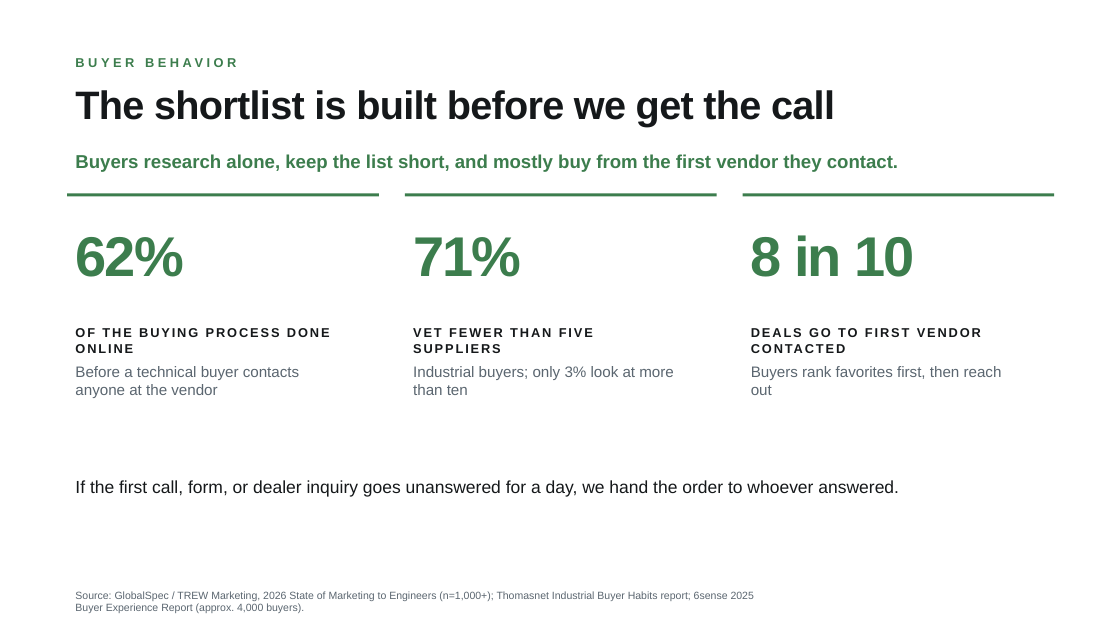
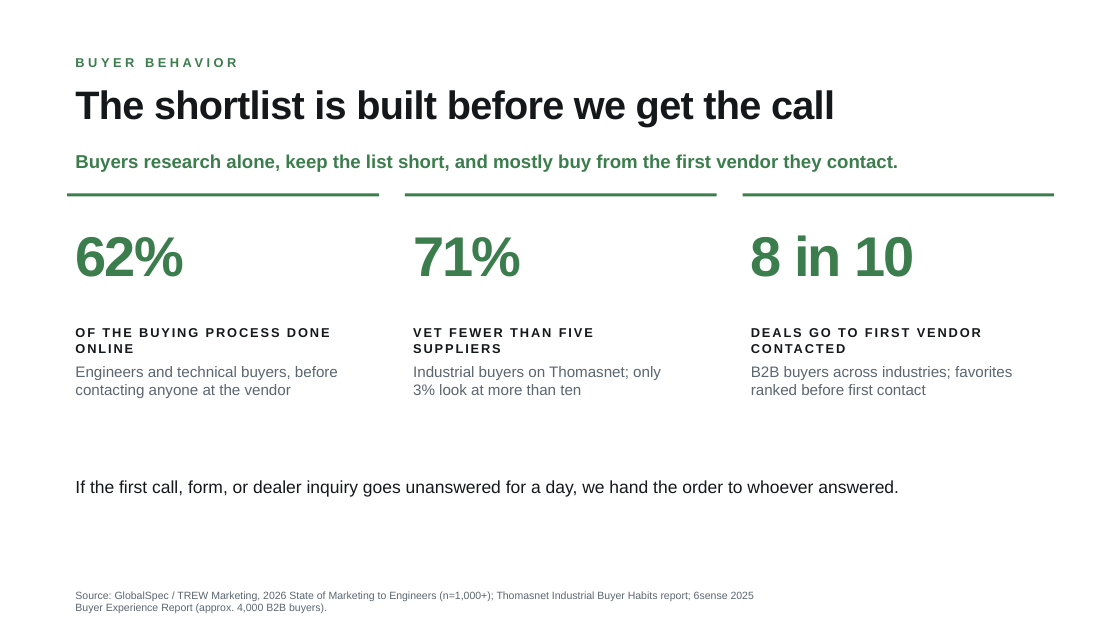
Before and after one commit to guralsnj/git_test, a slide deck: slide 7 of sales-meeting/Speed_and_Service_Win_the_Order.pptx. Drawn at 1120x630 pixels with LibreOffice and Linux fonts; fonts in the diff are those of the drawing; background and template pictures are left out. Boxes give left, top, right and bottom in pixels: in the first picture for what was removed or moved away, otherwise in the second. Text is boxed around its words. In the diff, an @@ line names an element or a change of style, - is before the commit and + after.

```diff
--- a/sales-meeting/Speed_and_Service_Win_the_Order.pptx
+++ b/sales-meeting/Speed_and_Service_Win_the_Order.pptx
@@ text at box(75, 366, 338, 398): text changed @@
-Before a technical buyer contacts anyone at the vendor
+Engineers and technical buyers, before contacting anyone at the vendor
@@ text at box(413, 366, 661, 395): text changed @@
-Industrial buyers; only 3% look at more than ten
+Industrial buyers on Thomasnet; only 3% look at more than ten
@@ text at box(751, 366, 1012, 395): text changed @@
-Buyers rank favorites first, then reach out
+B2B buyers across industries; favorites ranked before first contact
@@ text at box(75, 591, 754, 613): text changed @@
-Source: GlobalSpec / TREW Marketing, 2026 State of Marketing to Engineers (n=1,000+); Thomasnet Industrial Buyer Habits report; 6sense 2025 Buyer Experience Report (approx. 4,000 buyers).
+Source: GlobalSpec / TREW Marketing, 2026 State of Marketing to Engineers (n=1,000+); Thomasnet Industrial Buyer Habits report; 6sense 2025 Buyer Experience Report (approx. 4,000 B2B buyers).
```
Also in this commit, not shown: 8 other slides changed, 1 slide added, 6 other files.
